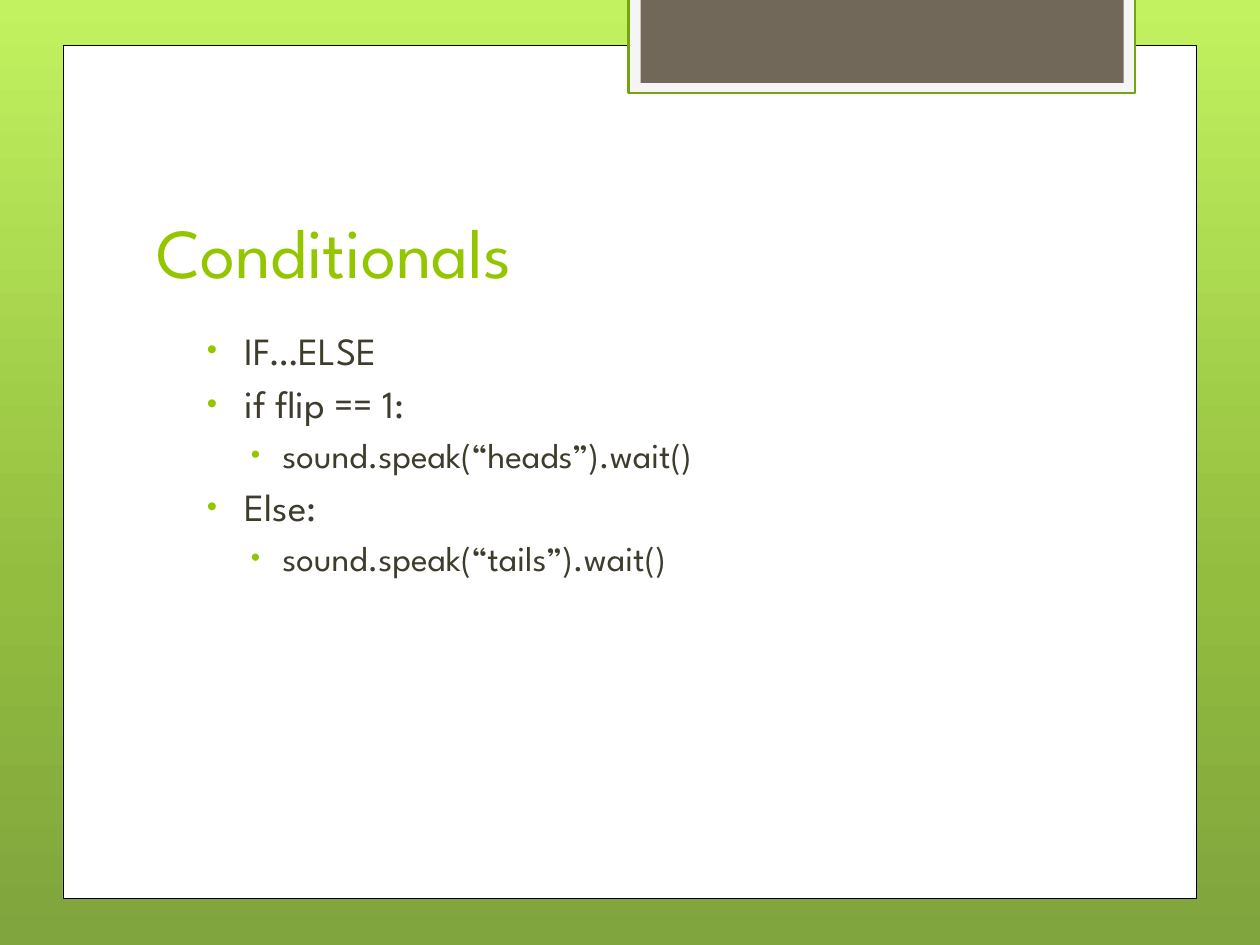
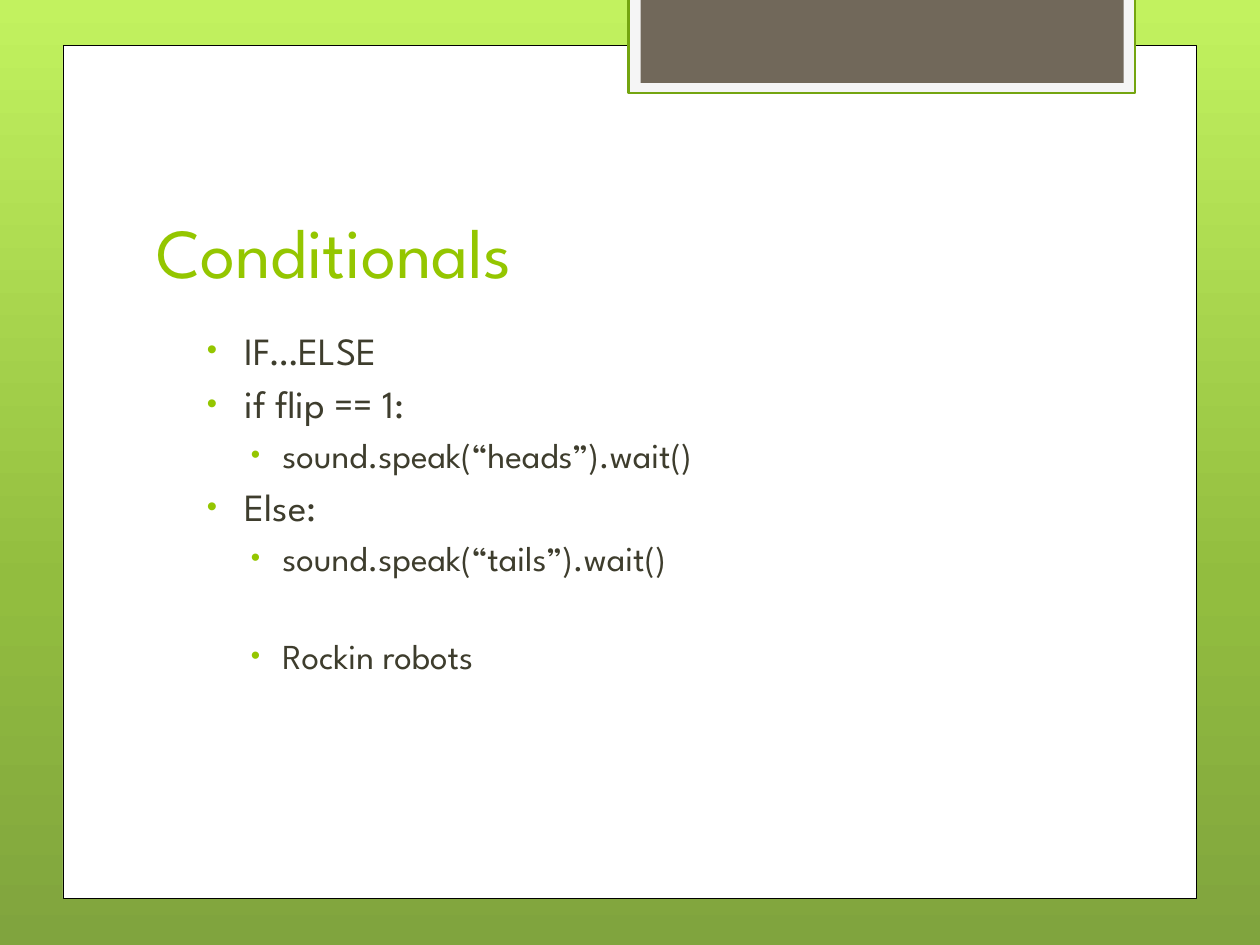
Before and after one commit to drahmel/el-segundo-girl-scouts-robotics-2017, a slide deck: slide 8 of meeting-3-conditionals-motor/Girl Scouts LEGO Robotics - Meeting 3 - Conditionals.pptx (slide 7 before the commit). Drawn at 1260x945 pixels with LibreOffice and Linux fonts; fonts in the diff are those of the drawing; background and template pictures are left out. Boxes give left, top, right and bottom in pixels: in the first picture for what was removed or moved away, otherwise in the second. Text is boxed around its words. In the diff, an @@ line names an element or a change of style, - is before the commit and + after.

```diff
--- a/meeting-3-conditionals-motor/Girl Scouts LEGO Robotics - Meeting 3 - Conditionals.pptx
+++ b/meeting-3-conditionals-motor/Girl Scouts LEGO Robotics - Meeting 3 - Conditionals.pptx
@@ text at (282,645,473,670): paragraph added @@
+    • Rockin robots
```
Also in this commit, not shown: 1 other slide changed, 1 slide added, 2 other files.
